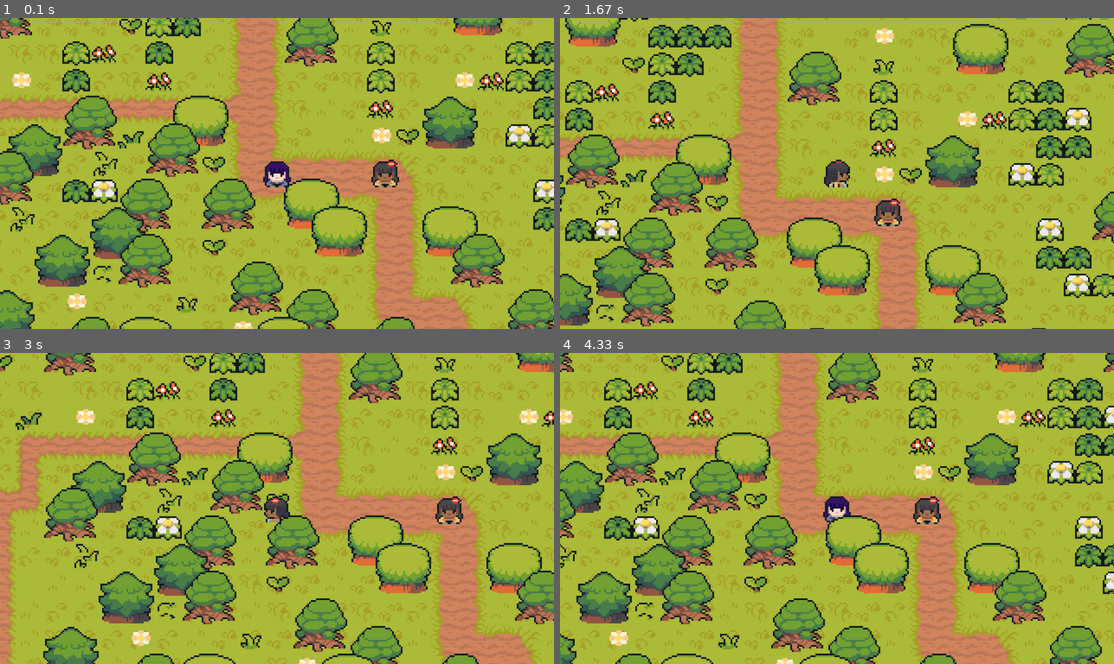
Above: before the commit, frames 1-4 (two rows, left to right).
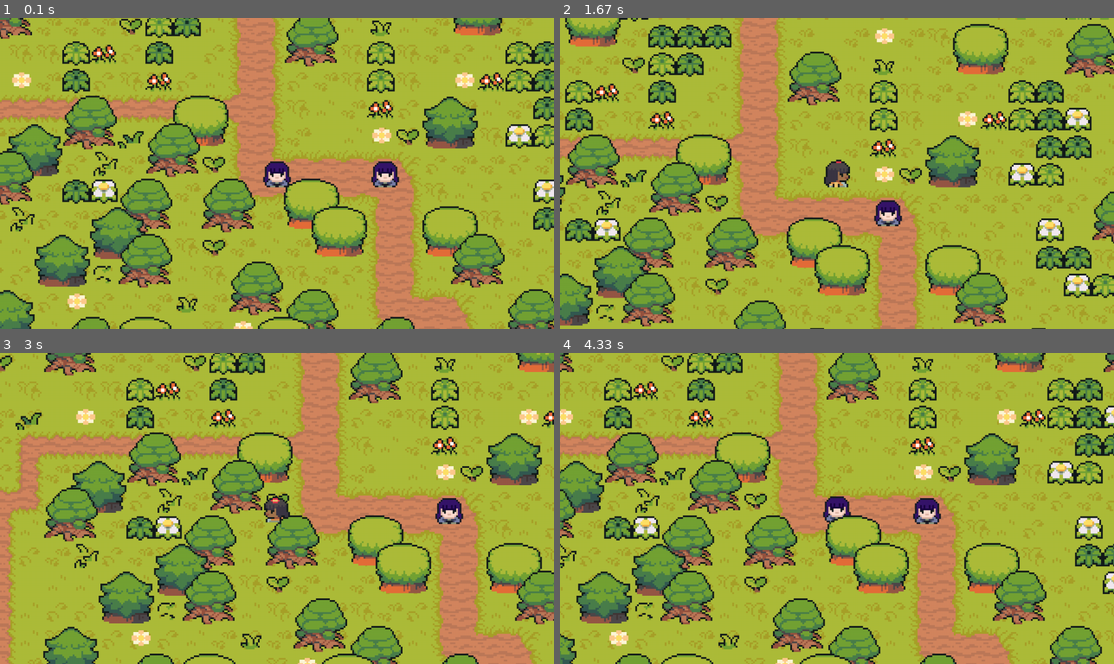
Above: after the commit, the same moments.

Repository: Incredible-Seilaam/pygame-project
Game: pygame game, started from main.py
The game is run twice, just before and just after one commit, with the same random seed, the same clock (stepped at 60 frames per second) and the same inputs.
Inputs:
- Up to frame 1 (0.1 s): no input
- Up to frame 2 (1.67 s): hold D 0.33-0.8 s; hold W 0.83-1.13 s; hold D 1.17-1.63 s
- Up to frame 3 (3 s): hold A 1.67-2.2 s; hold S 2.23-2.53 s; hold A 2.57-2.97 s
- Up to frame 4 (4.33 s): hold W 3-3.37 s; hold D 3.4-4.03 s; hold S from 4.07 s (still down)

The runs differ from the first frame. In frame 1, 0.3% of the frame differs, in the area x 67-72%, y 45-54%; in frame 2, 0.3%, in the area x 57-62%, y 57-67%; in frame 3, 0.3%; in frame 4, 0.3%.

Commit message:
npc branch

Diff:
--- a/npc.py
+++ b/npc.py
@@ -3,7 +3,7 @@
 class NPC(pygame.sprite.Sprite):
     def __init__(self, position, groups):
         super().__init__(groups)
-        self.image = pygame.image.load('graphics/npc/npc_idle.png').convert_alpha()  # Example surface size, replace with your NPC image
+        self.image = pygame.image.load('graphics/player/down/down_0.png').convert_alpha()  # Example surface size, replace with your NPC image
         self.rect = self.image.get_rect(topleft=position)
         self.hitbox = self.rect.inflate(-20,-40)
 
Renamed: speech.py -> speech_bubble.py
